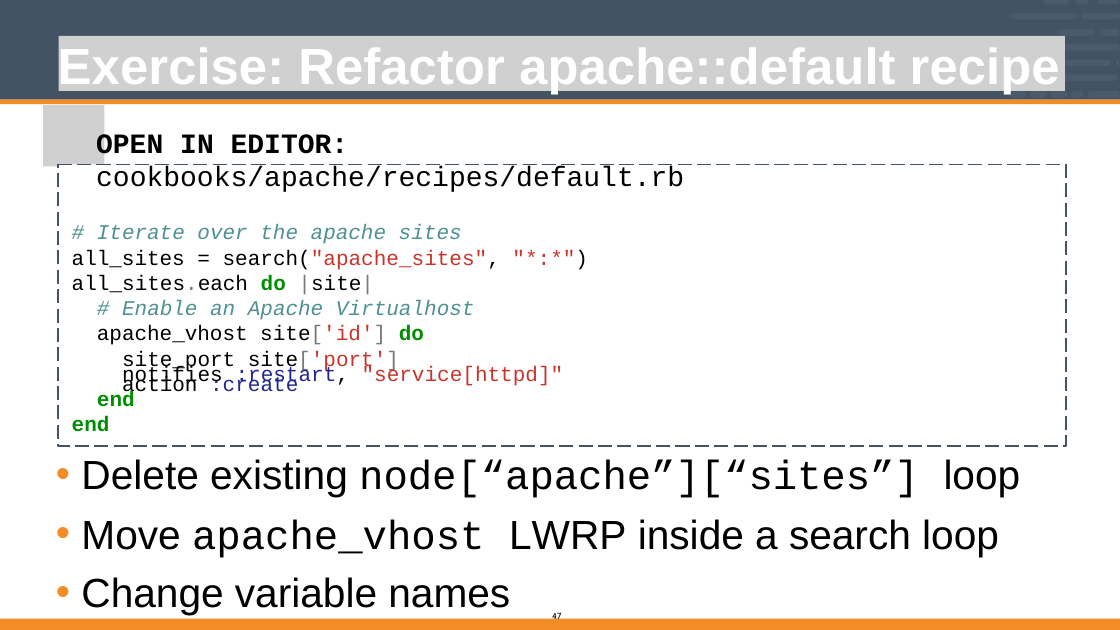
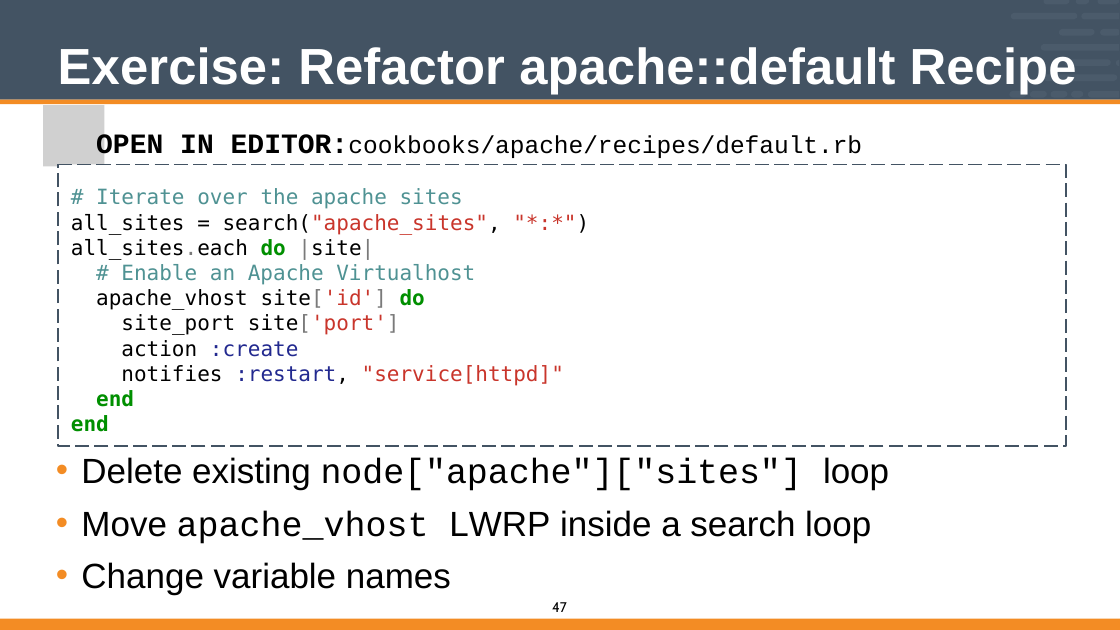
Before and after one commit to vinyar/chef-intermediate, a slide deck: slide 47 of Modules/04-Chef_Intermediate.pptx. Drawn at 1120x630 pixels with LibreOffice and Linux fonts; fonts in the diff are those of the drawing; grey boxes stand for pictures. Boxes give left, top, right and bottom in pixels: in the first picture for what was removed or moved away, otherwise in the second. Text is boxed around its words. In the diff, an @@ line names an element or a change of style, - is before the commit and + after.

Commit message:
Fixed code and other text formatting

```diff
--- a/Modules/04-Chef_Intermediate.pptx
+++ b/Modules/04-Chef_Intermediate.pptx
@@ title at [58, 47, 1077, 95]: text changed @@
-Exercise: Refactor apache::default recipe
+Exercise: Refactor apache::default Recipe
@@ picture removed at [59, 36, 1065, 91] @@
@@ text at [96, 134, 862, 158]: text changed; size 32 to 28 pt @@
-OPEN IN EDITOR: cookbooks/apache/recipes/default.rb
+OPEN IN EDITOR:cookbooks/apache/recipes/default.rb
@@ text at [96, 188, 475, 285]: font Courier New to DejaVu Sans Mono, text colour #4F9192 to #4F9293, italic off in "# Iterate over the apache sites", "# Enable an Apache Virtualhost"; letter spacing -0.1 to 0 pt in "Iterate over the apache", "Enable an Apache"; indent changed @@
@@ text at [71, 214, 501, 260]: text changed; font Courier New to DejaVu Sans Mono @@
-all_sites = search("apache_sites", "*:*") all_sites.each do |site|
+all_sites = search("apache_sites", "*:*")
+all_sites.each do |site|
@@ text at [71, 289, 564, 432]: text changed; font Courier New to DejaVu Sans Mono @@
-apache_vhost site['id'] do site_port site['port'] action :create
+apache_vhost site['id'] do
+site_port site['port']
+action :create
+notifies :restart, "service[httpd]"
+end
+end
@@ text removed at [72, 366, 223, 432] @@
-notifies
-end end
@@ text removed at [236, 366, 349, 388] @@
-:restart,
@@ text removed at [362, 366, 564, 386] @@
-"service[httpd]"
@@ text at [81, 457, 889, 491]: text changed; size 46.5 to 40 pt @@
-• Delete existing node[“apache”][“sites”] loop
+• Delete existing node["apache"]["sites"] loop
@@ text at [81, 510, 871, 595]: size 46.5 to 40 pt in "Move apache_vhost LWRP inside a search loop", "Change variable names" @@
@@ page number: place and size @@
-page number at [552, 612, 561, 622]
+page number at [552, 602, 567, 612]
@@ page number at [552, 602, 567, 612]: size 10 to 16 pt @@
```
Also in this commit, not shown: 55 other slides changed.
